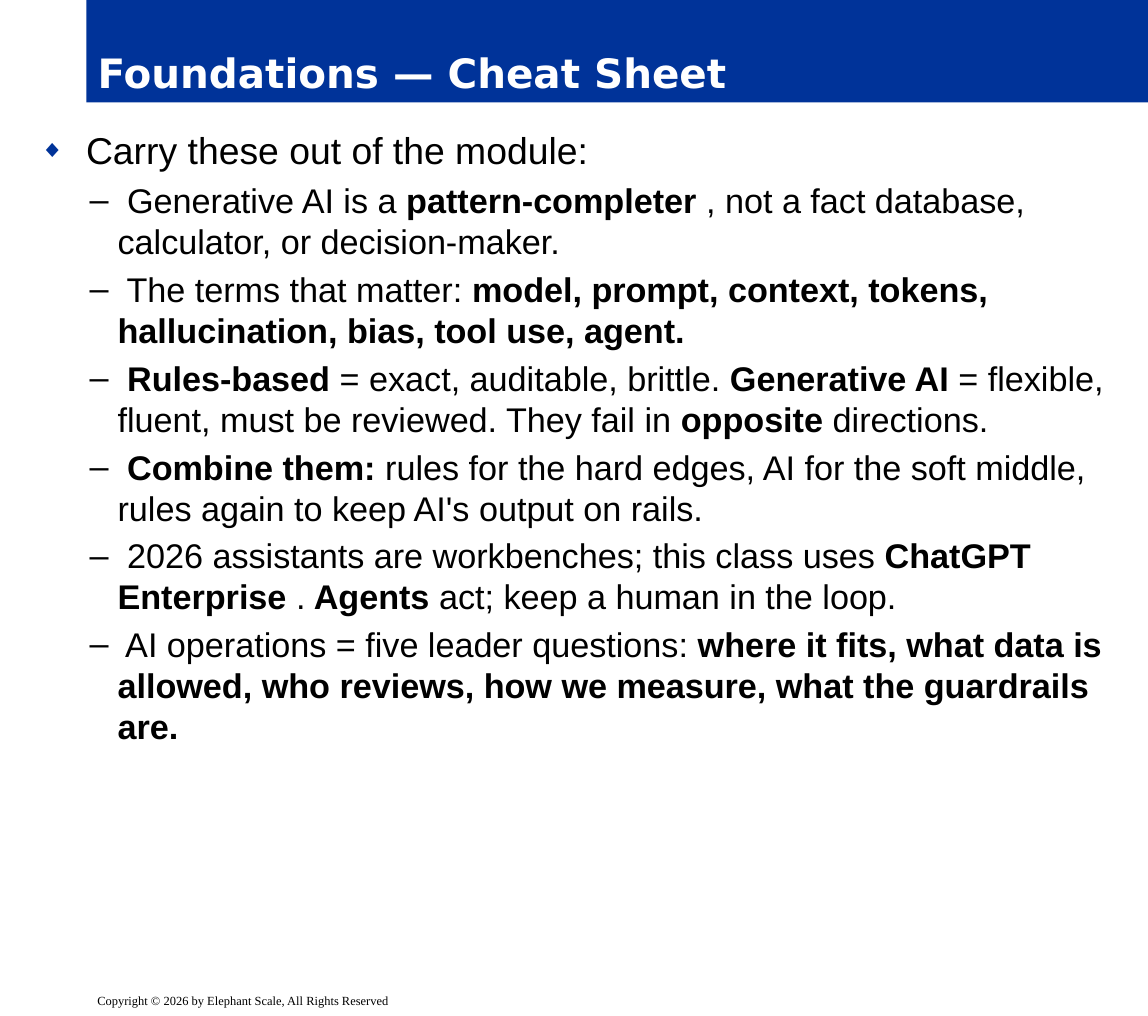
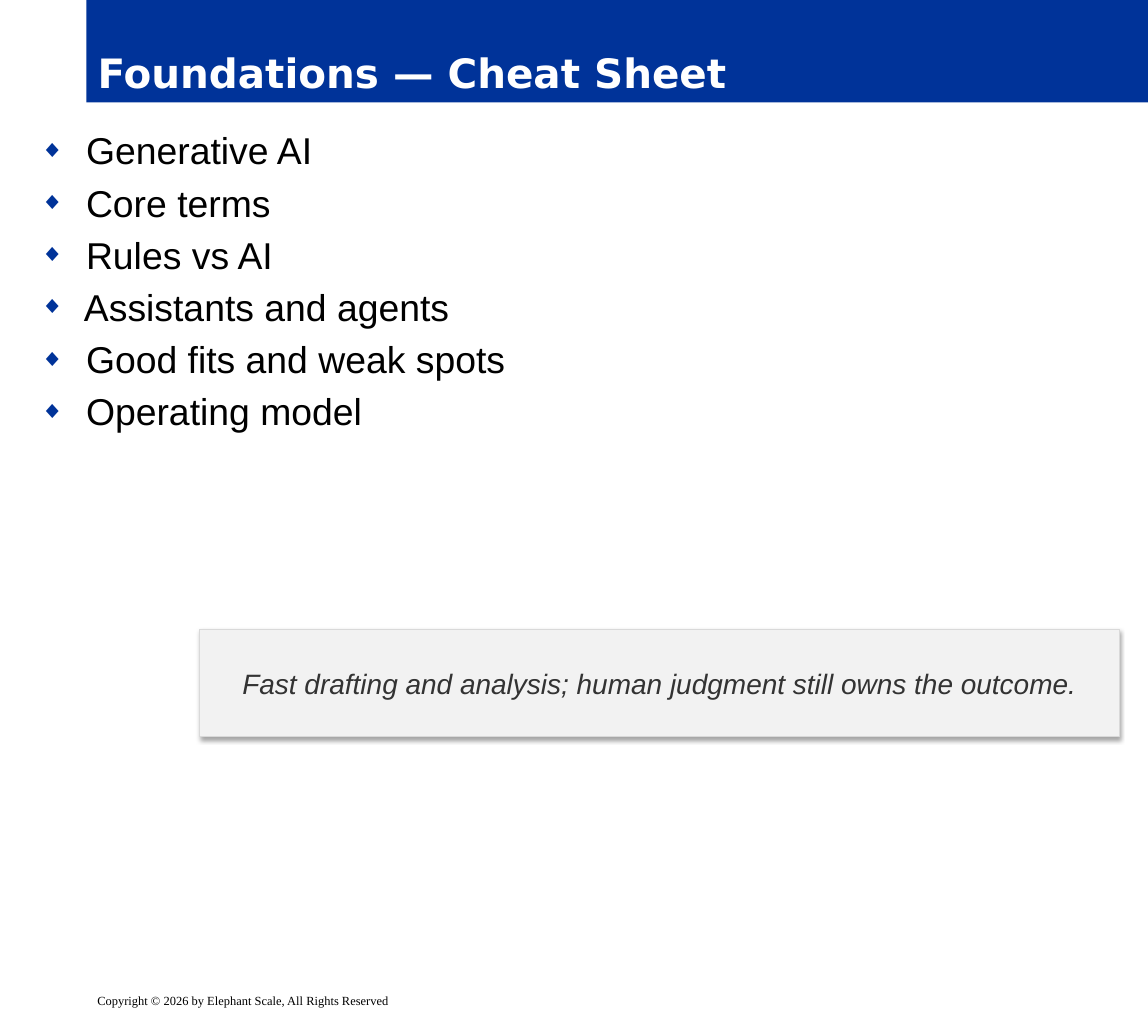
Before and after one commit to elephantscale/ai-automation-essentials, a slide deck: slide 22 of slides/release/01-foundations.pptx. Drawn at 1148x1016 pixels with LibreOffice and Linux fonts; fonts in the diff are those of the drawing; background and template pictures are left out. Boxes give left, top, right and bottom in pixels: in the first picture for what was removed or moved away, otherwise in the second. Text is boxed around its words. In the diff, an @@ line names an element or a change of style, - is before the commit and + after.

```diff
--- a/slides/release/01-foundations.pptx
+++ b/slides/release/01-foundations.pptx
@@ text at box(84, 137, 505, 433): text changed; size 22 to 24 pt @@
-◆ Carry these out of the module:
-  – Generative AI is a pattern-completer , not a fact database, calculator, or decision-maker.
-  – The terms that matter: model, prompt, context, tokens, hallucination, bias, tool use, agent.
-  – Rules-based = exact, auditable, brittle. Generative AI = flexible, fluent, must be reviewed. They fail in opposite directions.
-  – Combine them: rules for the hard edges, AI for the soft middle, rules again to keep AI's output on rails.
-  – 2026 assistants are workbenches; this class uses ChatGPT Enterprise . Agents act; keep a human in the loop.
-  – AI operations = five leader questions: where it fits, what data is allowed, who reviews, how we measure, what the guardrails are.
+◆ Generative AI
+◆ Core terms
+◆ Rules vs AI
+◆ Assistants and agents
+◆ Good fits and weak spots
+◆ Operating model
@@ rectangle added at box(199, 629, 1119, 737), fill #F2F2F2, outline #D9D9D9 0.75 pt, 18 pt, text #333333, italic @@
+Fast drafting and analysis; human judgment still owns the outcome.
```
Also in this commit, not shown: 21 other slides changed.
